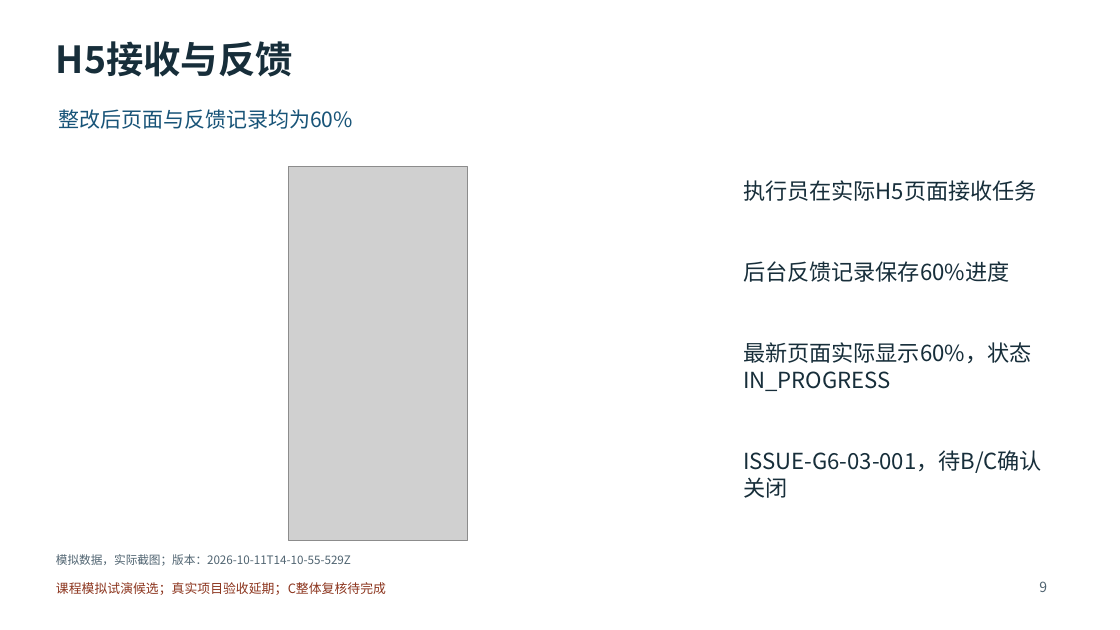
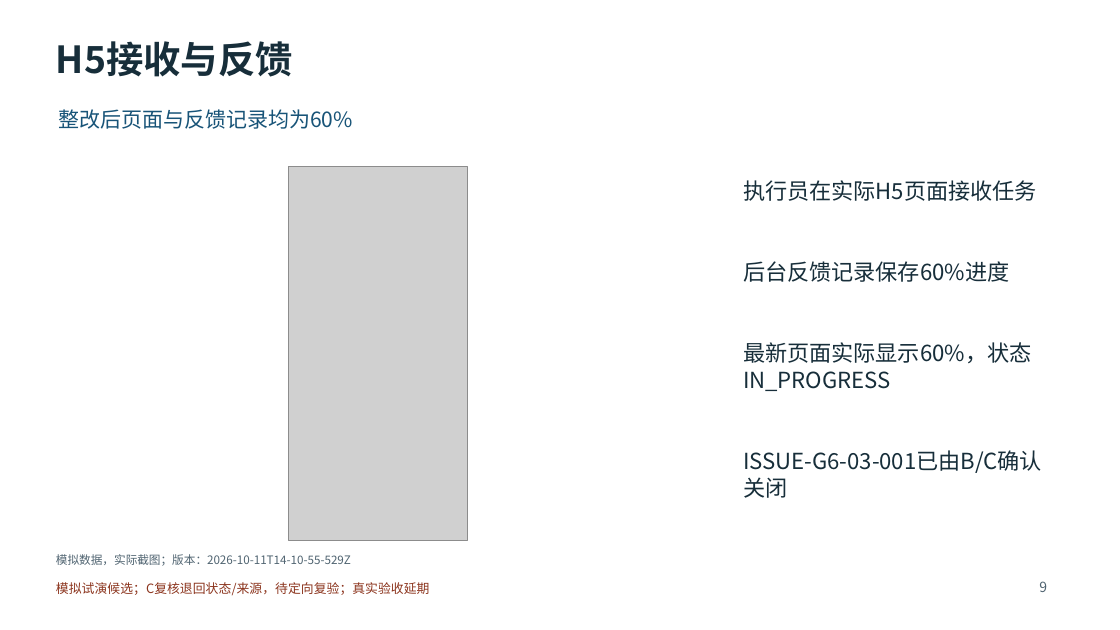
Before and after one commit to Renny1700132/emergency-response-platform, a slide deck: slide 9 of docs/deliverables/G6/G6-03-验收答辩候选.pptx. Drawn at 1120x630 pixels with LibreOffice and Linux fonts; fonts in the diff are those of the drawing; grey boxes stand for pictures. Boxes give left, top, right and bottom in pixels: in the first picture for what was removed or moved away, otherwise in the second. Text is boxed around its words. In the diff, an @@ line names an element or a change of style, - is before the commit and + after.

```diff
--- a/docs/deliverables/G6/G6-03-验收答辩候选.pptx
+++ b/docs/deliverables/G6/G6-03-验收答辩候选.pptx
@@ text at <box>743,450,1042,473</box>: text changed @@
-ISSUE-G6-03-001，待B/C确认关闭
+ISSUE-G6-03-001已由B/C确认关闭
@@ text at <box>56,582,430,595</box>: text changed @@
-课程模拟试演候选；真实项目验收延期；C整体复核待完成
+模拟试演候选；C复核退回状态/来源，待定向复验；真实验收延期
```
Also in this commit, not shown: 13 other slides changed, 23 other files.
